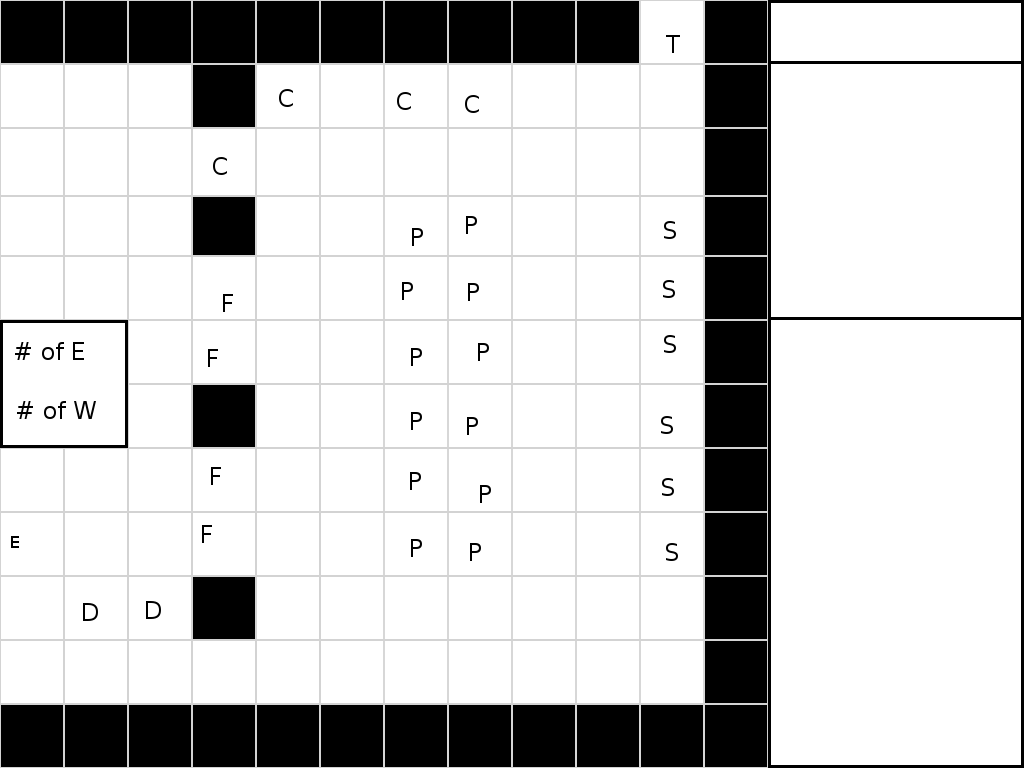
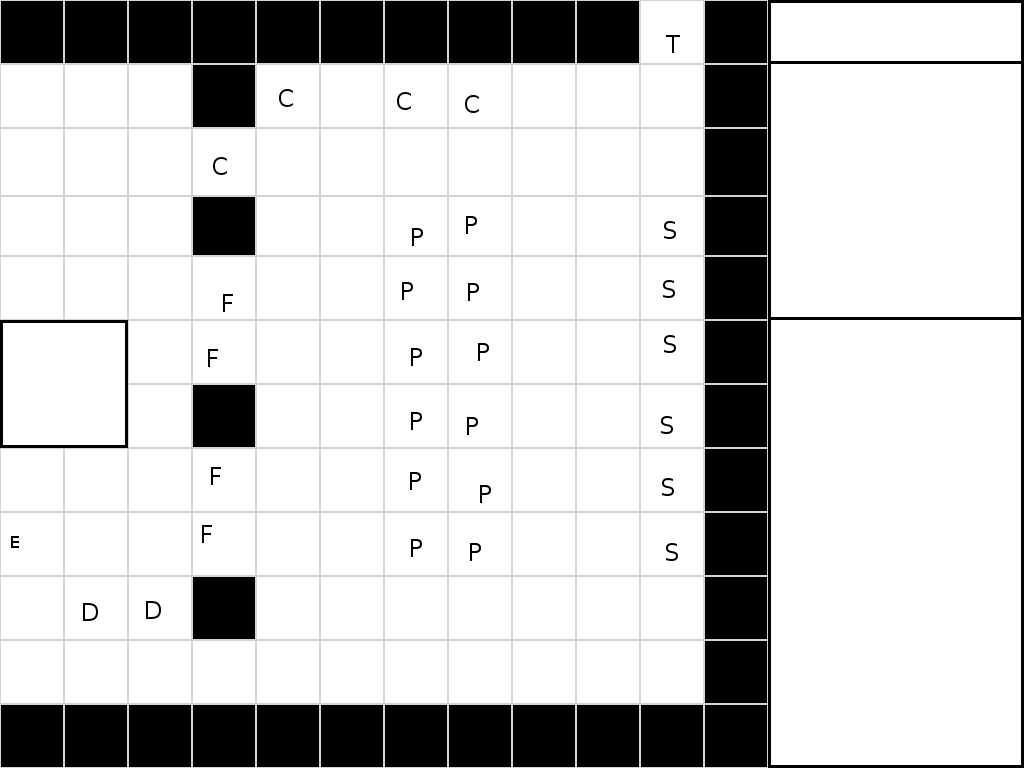
Layered file, before and after one edit (1024 × 768). Changes by layer:
removed layer "# of W" over [17, 401, 96, 419]
removed layer "# of E" over [15, 342, 84, 360]
